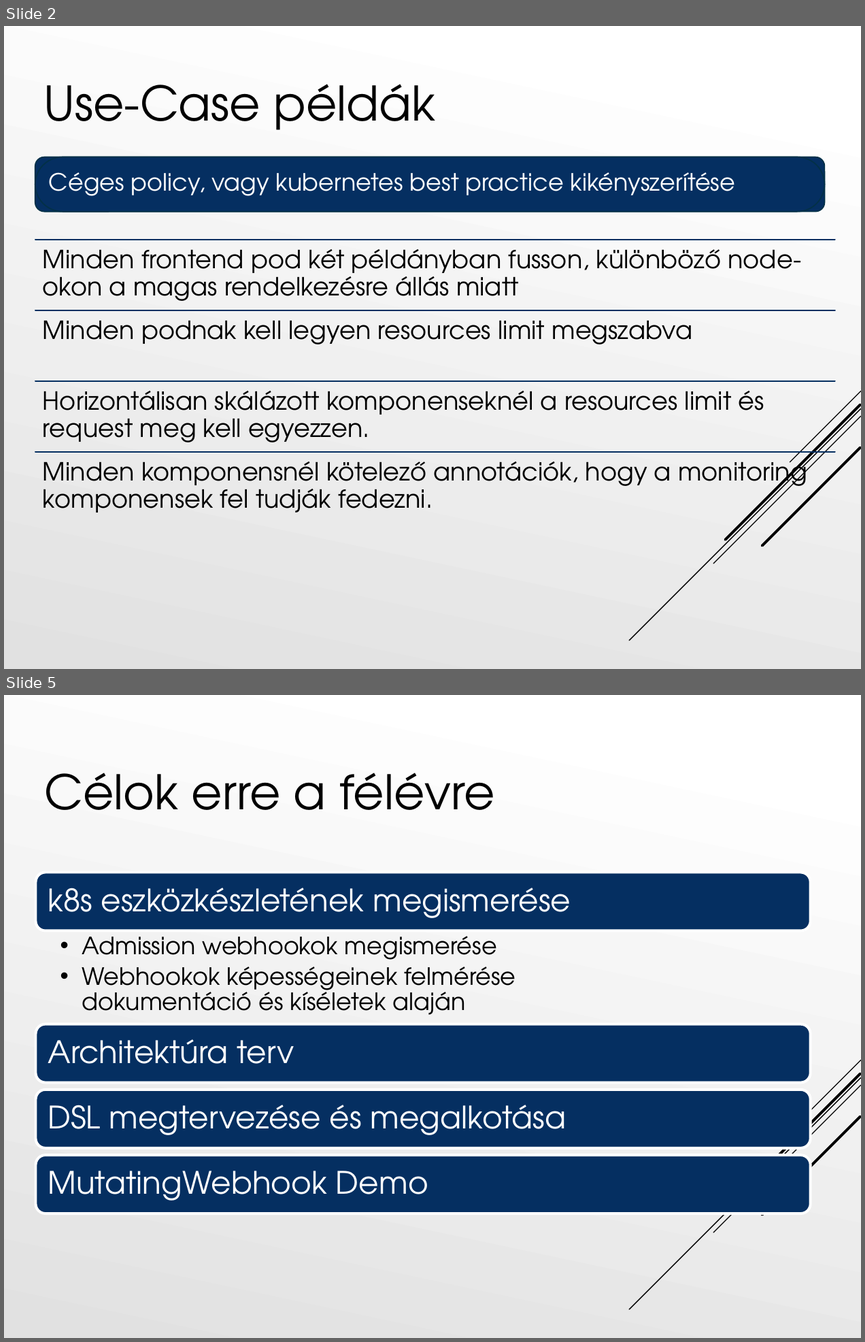
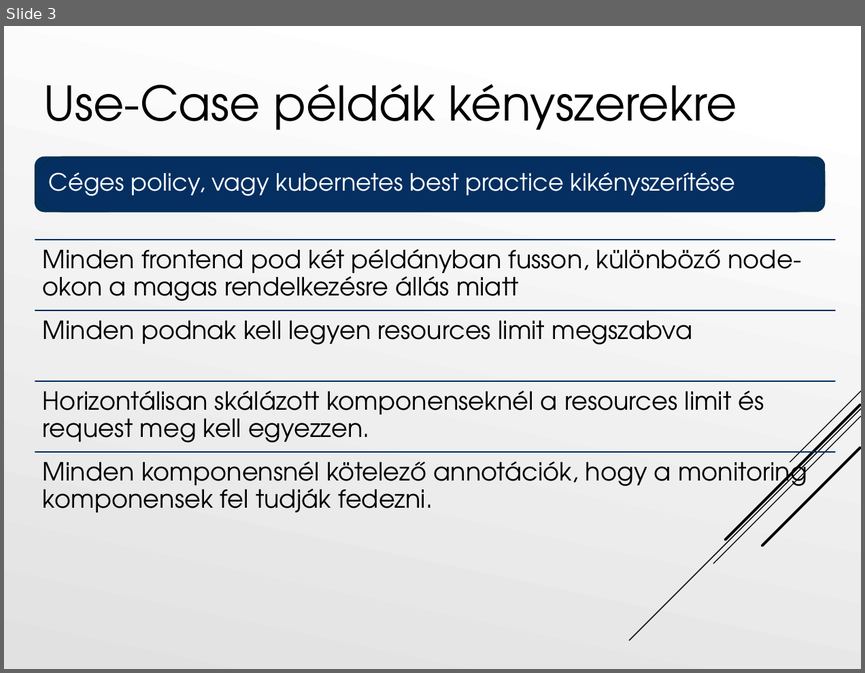
Before and after one commit to Tiegris/KonstrainR, a slide deck: ppt/prezi.pptx. Shown one above the other, each under a label of ours: slides 2 and 5 before the commit, slide 3 after it; the slides between them are not shown. The pictures are 865x1342 and 865x673 pixels, drawn with LibreOffice and Linux fonts; fonts in the diff are those of the drawing. Boxes give left, top, right and bottom in pixels: in the first picture for what was removed or moved away, otherwise in the second. Text is boxed around its words. In the diff, an @@ line names an element or a change of style, - is before the commit and + after.

```diff
--- a/ppt/prezi.pptx
+++ b/ppt/prezi.pptx
@@ slide 5 removed at box(4, 695, 861, 1338), background gradient #FFFFFF to #E1E1E1; not listed: 5 template elements that a slide beside it also shows @@
@@ title removed at box(44, 773, 495, 810) @@
-Célok erre a félévre
@@ group removed at box(36, 872, 810, 1213): 5 texts, 4 rounded rectangles @@
-k8s eszközkészletének megismerése
-  • Admission webhookok megismerése
-  • Webhookok képességeinek felmérése
-    dokumentáció és kíséletek alaján
-Architektúra terv
-DSL megtervezése és megalkotása
-MutatingWebhook Demo
@@ what was slide 2 is now slide 3 @@
@@ slide 3 changed as well @@
@@ title at box(43, 84, 737, 130): text changed @@
-Use-Case példák
+Use-Case példák kényszerekre
```
Also in this commit, not shown: 2 other slides changed, 14 slides added, 10 other slides removed.
